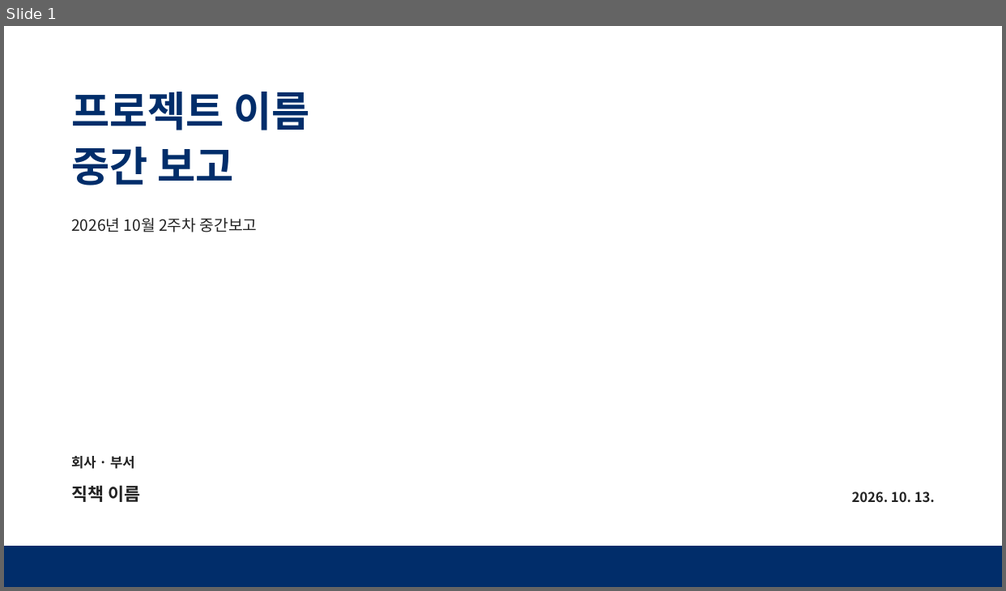
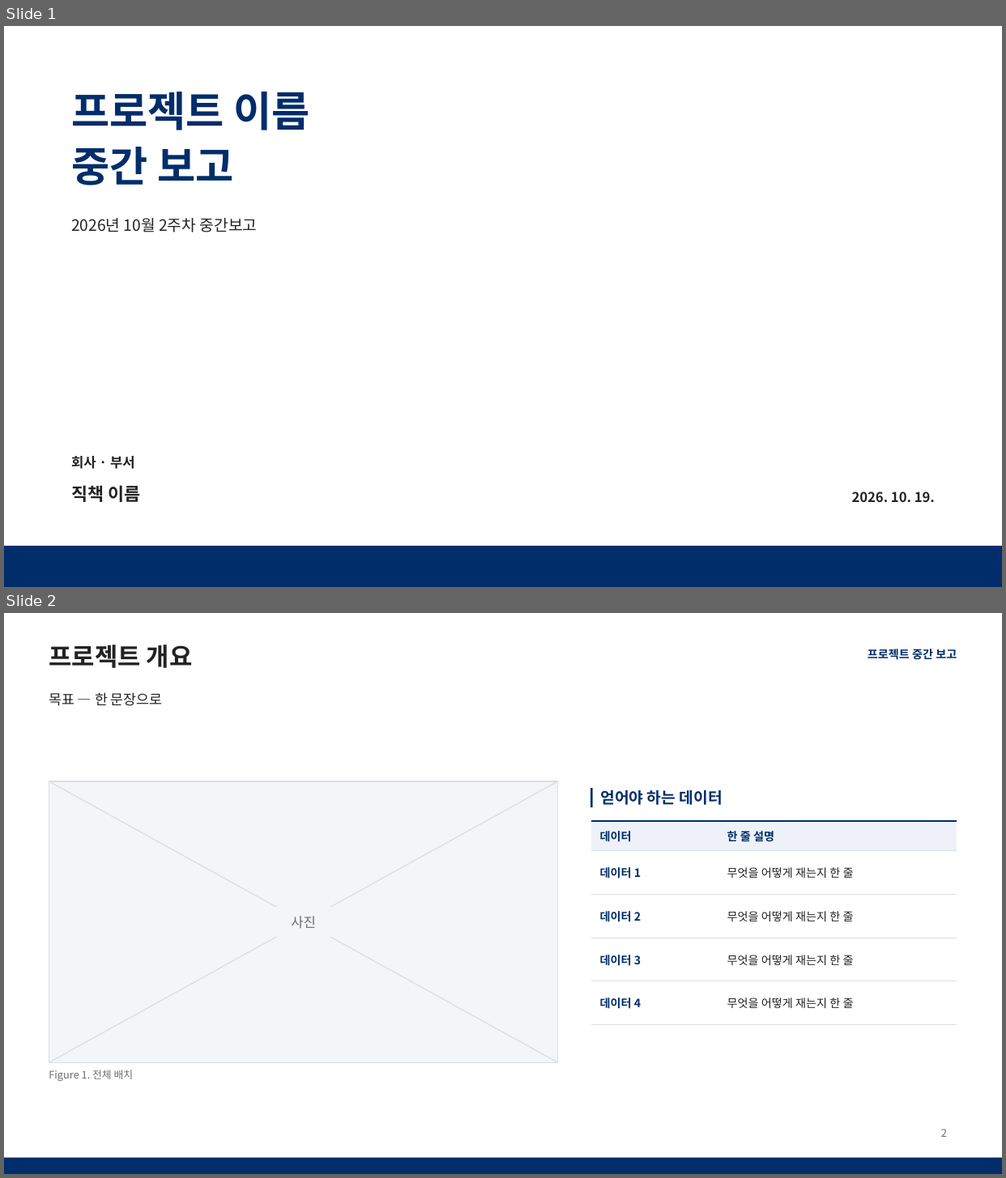
Before and after one commit to chanyee725/PPT-Template, a slide deck: templates/interim-report.pptx. Shown one above the other, each under a label of ours: slide 1 before the commit, slides 1 and 2 after it. The pictures are 1006x591 and 1006x1178 pixels, drawn with LibreOffice and Linux fonts; fonts in the diff are those of the drawing. Boxes give left, top, right and bottom in pixels: in the first picture for what was removed or moved away, otherwise in the second. Text is boxed around its words. In the diff, an @@ line names an element or a change of style, - is before the commit and + after.

```diff
--- a/templates/interim-report.pptx
+++ b/templates/interim-report.pptx
@@ slide 2 added at box(4, 613, 1002, 1174), background #FFFFFF @@
@@ title added at box(49, 645, 193, 668), 24 pt, text #222222, bold @@
+프로젝트 개요
@@ text added at box(867, 649, 957, 660), 11 pt, text #012D6A, bold @@
+프로젝트 중간 보고
@@ text added at box(49, 692, 162, 706), 13.5 pt, text #222222 @@
+목표 — 한 문장으로
@@ rectangle added at box(49, 781, 558, 1063), fill #F4F5F7, outline #D9DEE7 1 pt @@
@@ line added from (49, 781) to (558, 1063), #D9DEE7 1 pt @@
@@ line added from (49, 1063) to (558, 781), #D9DEE7 1 pt @@
@@ rectangle added at box(591, 788, 593, 807), fill #012D6A @@
@@ text added at box(600, 790, 722, 805), 15 pt, text #012D6A, bold @@
+얻어야 하는 데이터
@@ table added at box(592, 821, 957, 1012), 5 rows, 2 columns @@
+데이터 | 한 줄 설명
+데이터 1 | 무엇을 어떻게 재는지 한 줄
+데이터 2 | 무엇을 어떻게 재는지 한 줄
+데이터 3 | 무엇을 어떻게 재는지 한 줄
+데이터 4 | 무엇을 어떻게 재는지 한 줄
@@ text added at box(291, 916, 316, 928), 13 pt, text #6E6E6E @@
+사진
@@ text added at box(49, 1070, 134, 1081), 10 pt, text #6E6E6E @@
+Figure 1. 전체 배치
@@ page number added at box(941, 1129, 947, 1137), 10 pt, text #6E6E6E @@
+2
@@ rectangle added at box(4, 1158, 1002, 1174), fill #012D6A @@
@@ slide 1 changed as well @@
@@ text at box(852, 492, 935, 502): text changed @@
-2026. 10. 13.
+2026. 10. 19.
```
Also in this commit, not shown: 2 other slides changed, 11 other slides added, 7 slides removed, 1 other file.
